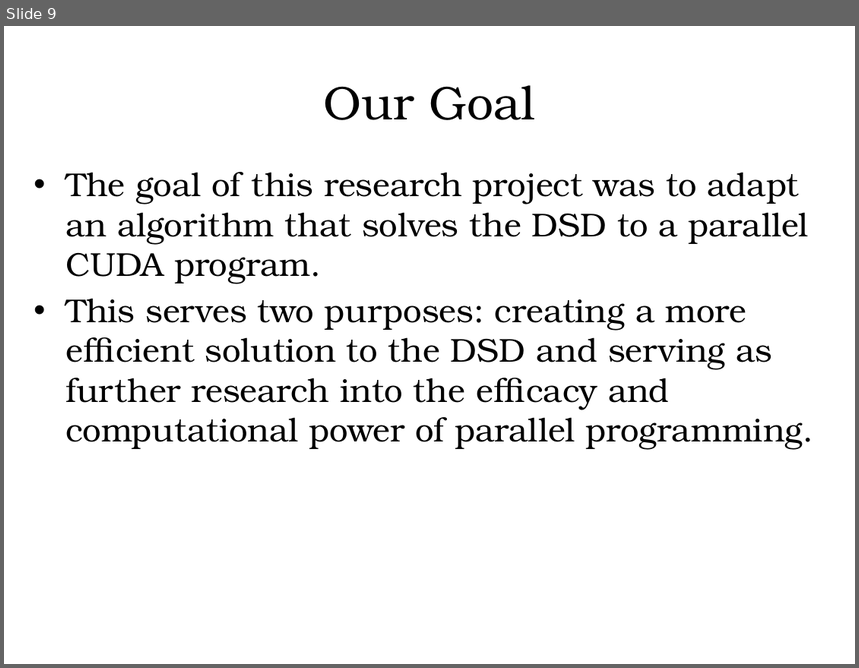
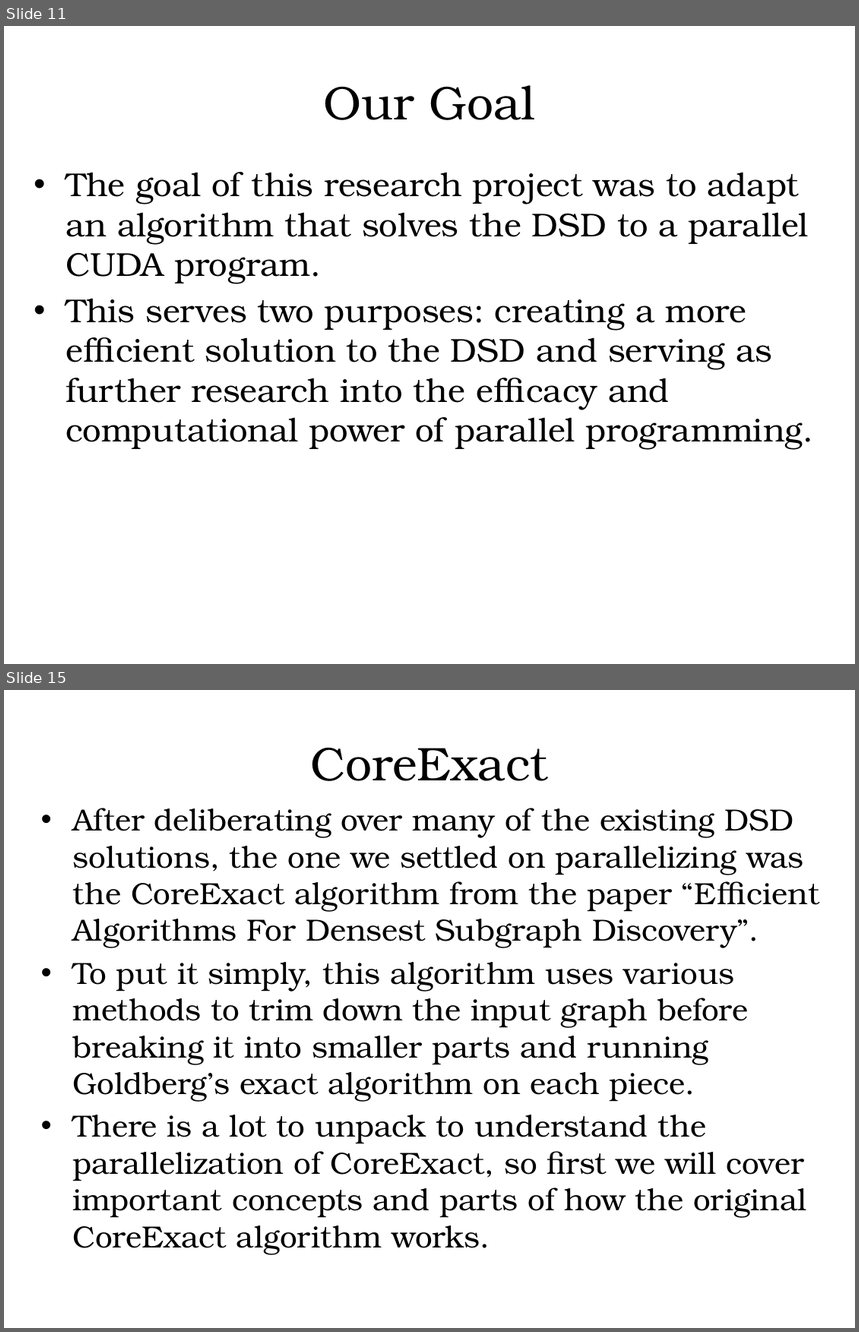
Before and after one commit to hgareau/DensestSubgraphDiscovery, a slide deck: Thesis Defense Presentation.pptx. Shown one above the other, each under a label of ours: slide 9 before the commit, slides 11 and 15 after it; the slides between them are not shown. The pictures are 859x668 and 859x1332 pixels, drawn with LibreOffice and Linux fonts; fonts in the diff are those of the drawing; background and template pictures are left out. Boxes give left, top, right and bottom in pixels: in the first picture for what was removed or moved away, otherwise in the second. Text is boxed around its words. In the diff, an @@ line names an element or a change of style, - is before the commit and + after.

```diff
--- a/Thesis Defense Presentation.pptx
+++ b/Thesis Defense Presentation.pptx
@@ slide 15 added at [4,690,855,1328], background #FFFFFF @@
@@ text added at [311,747,548,781], 40 pt, text #000000 @@
+CoreExact
@@ text added at [73,808,819,1249], 25.9 pt, text #000000 @@
+• After deliberating over many of the existing DSD solutions, the one we settled on parallelizing was the CoreExact algorithm from the paper “Efficient Algorithms For Densest Subgraph Discovery”.
+• To put it simply, this algorithm uses various methods to trim down the input graph before breaking it into smaller parts and running Goldberg’s exact algorithm on each piece.
+• There is a lot to unpack to understand the parallelization of CoreExact, so first we will cover important concepts and parts of how the original CoreExact algorithm works.
@@ what was slide 9 is now slide 11 @@
```
Also in this commit, not shown: 3 slides changed, 11 other slides added.
